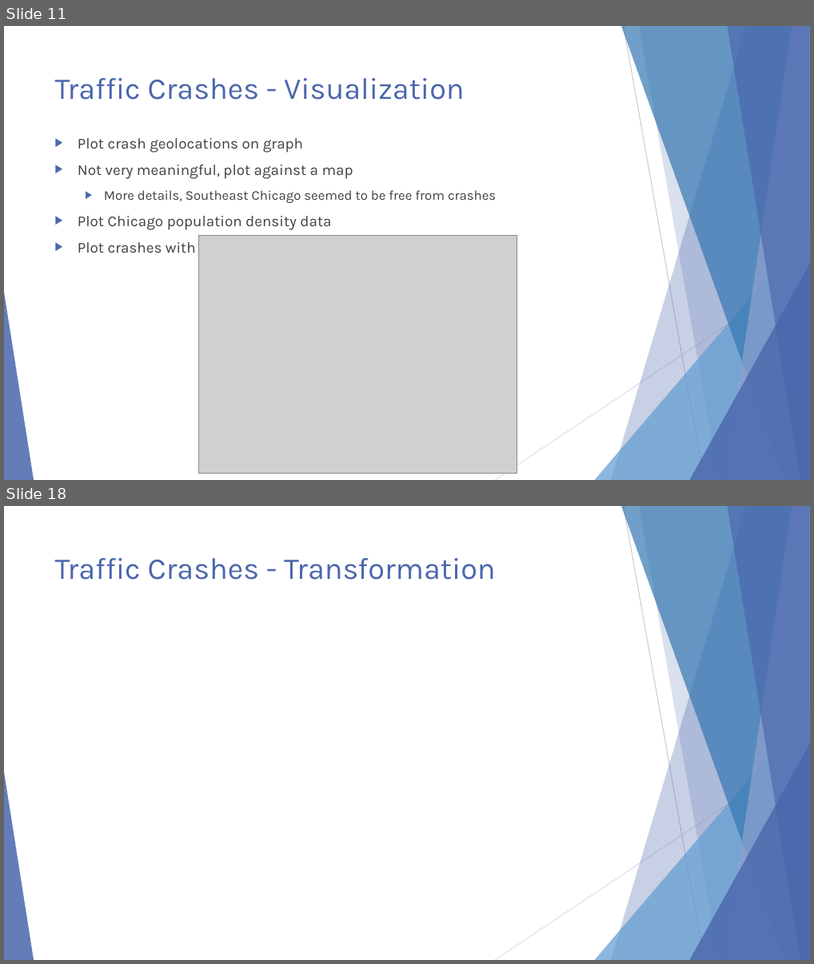
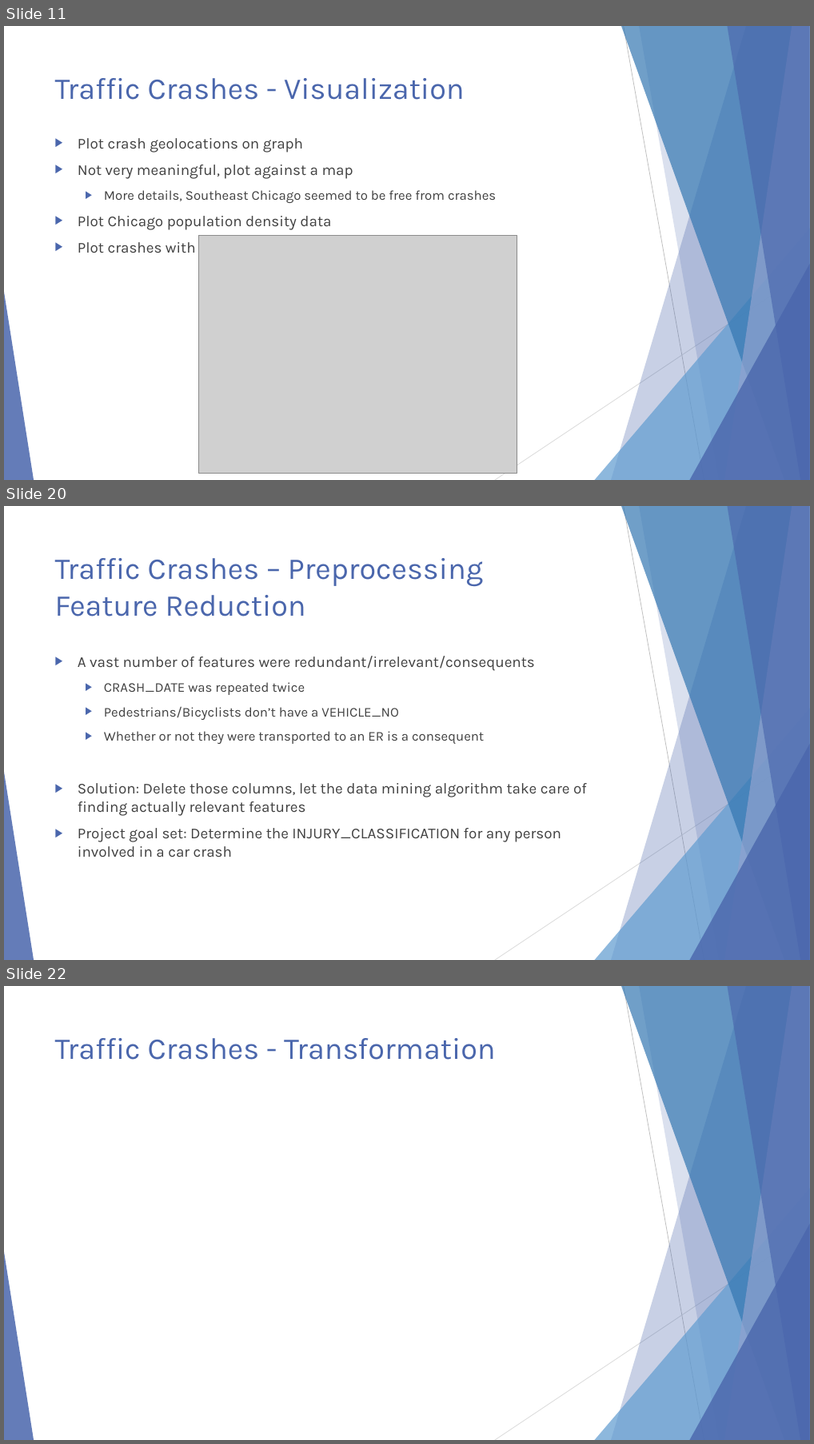
Before and after one commit to ndarwich/Crash-Analysis, a slide deck: Slides/An Investigation.pptx. Shown one above the other, each under a label of ours: slides 11 and 18 before the commit, slides 11, 20 and 22 after it; the slides between them are not shown. The pictures are 814x964 and 814x1444 pixels, drawn with LibreOffice and Linux fonts; fonts in the diff are those of the drawing; grey boxes stand for pictures. Boxes give left, top, right and bottom in pixels: in the first picture for what was removed or moved away, otherwise in the second. Text is boxed around its words. In the diff, an @@ line names an element or a change of style, - is before the commit and + after.

Commit message:
add preprocessing slides

```diff
--- a/Slides/An Investigation.pptx
+++ b/Slides/An Investigation.pptx
@@ slide 20 added at (4,506,810,960), background #FFFFFF; not listed: 10 template elements that a slide beside it also shows @@
@@ title added at (55,558,483,616), 36 pt, text #4A66AC @@
+Traffic Crashes – Preprocessing
+Feature Reduction
@@ text added at (78,656,587,856), 18 pt, text #404040 @@
+▶ A vast number of features were redundant/irrelevant/consequents
+  ▶ CRASH_DATE was repeated twice
+  ▶ Pedestrians/Bicyclists don’t have a VEHICLE_NO
+  ▶ Whether or not they were transported to an ER is a consequent
+▶ Solution: Delete those columns, let the data mining algorithm take care of finding actually relevant features
+▶ Project goal set: Determine the INJURY_CLASSIFICATION for any person involved in a car crash
@@ what was slide 18 is now slide 22 @@
```
Also in this commit, not shown: 6 slides changed, 3 other slides added, 1 other file.
